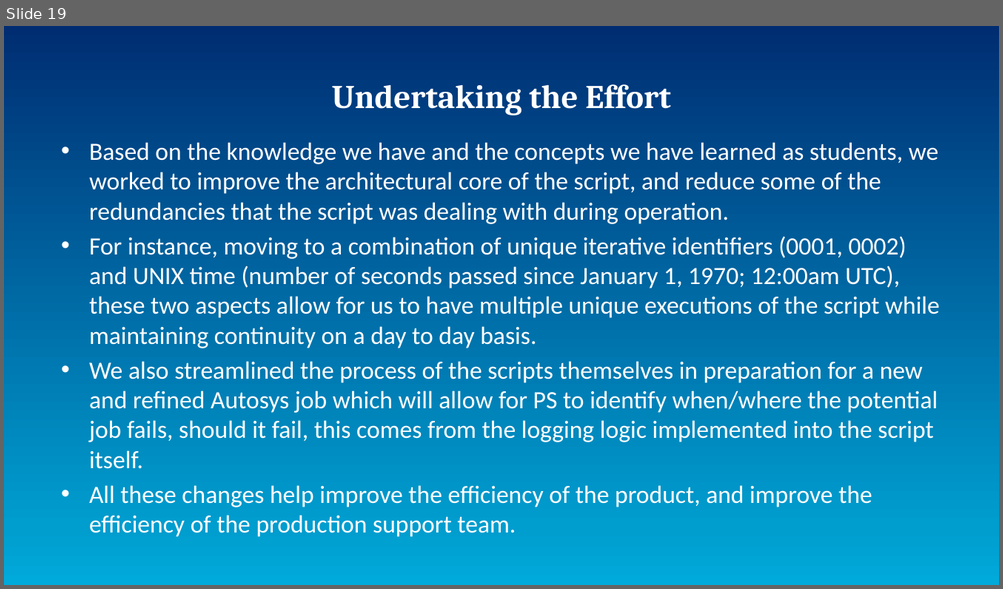
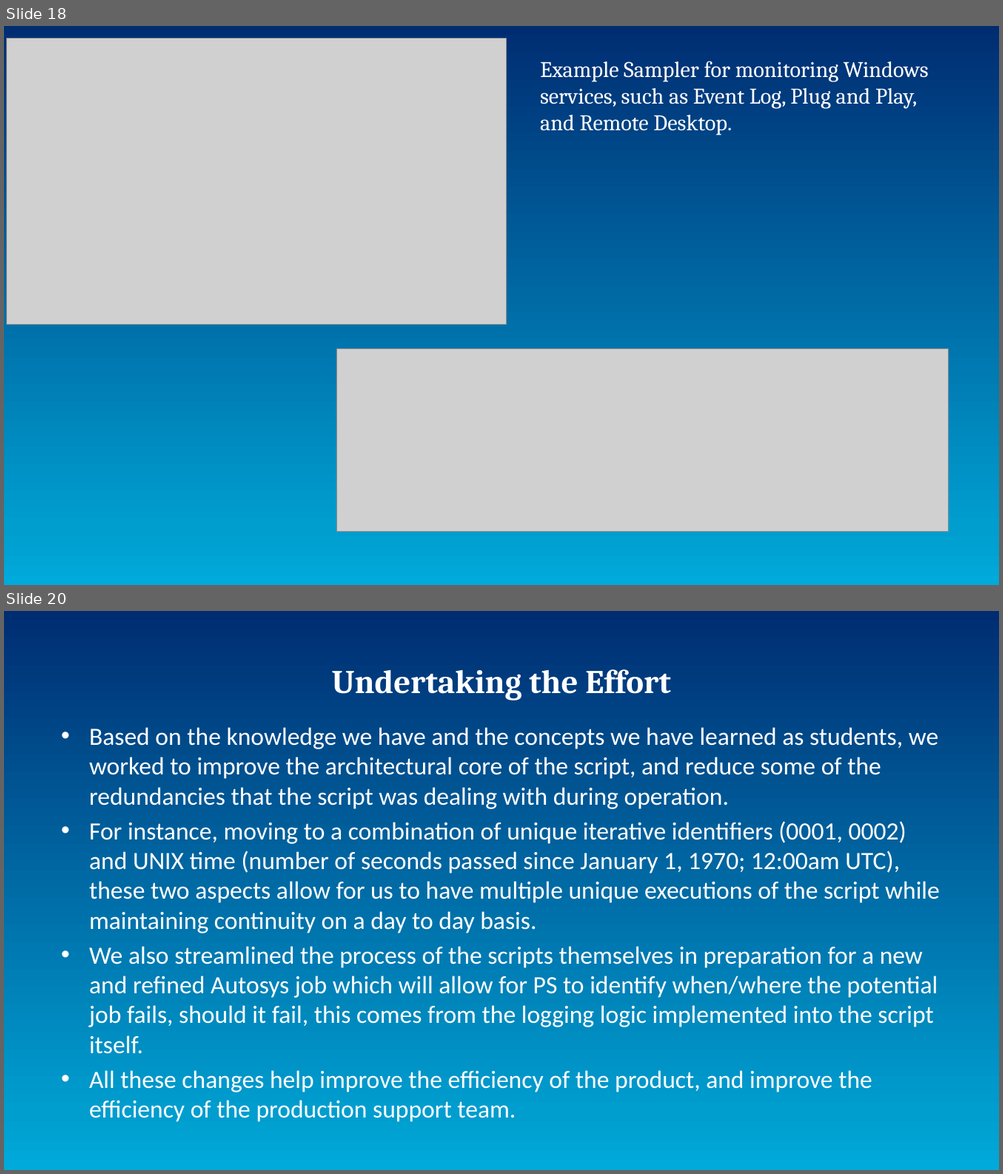
Before and after one commit to AsamiT/selflearn, a slide deck: InternProject.pptx. Shown one above the other, each under a label of ours: slide 19 before the commit, slides 18 and 20 after it; the slides between them are not shown. The pictures are 1003x589 and 1003x1174 pixels, drawn with LibreOffice and Linux fonts; fonts in the diff are those of the drawing; grey boxes stand for pictures. Boxes give left, top, right and bottom in pixels: in the first picture for what was removed or moved away, otherwise in the second. Text is boxed around its words. In the diff, an @@ line names an element or a change of style, - is before the commit and + after.

```diff
--- a/InternProject.pptx
+++ b/InternProject.pptx
@@ slide 18 added at (4,26,999,585), background gradient #002D72 to #009DCF to #00AADA @@
@@ picture added at (7,39,507,324) @@
@@ title added at (540,61,928,136), 21.6 pt, text #FFFFFF @@
+Example Sampler for monitoring Windows services, such as Event Log, Plug and Play, and Remote Desktop.
@@ picture added at (337,349,948,532) @@
@@ what was slide 19 is now slide 20 @@
```
Also in this commit, not shown: 5 slides changed.
